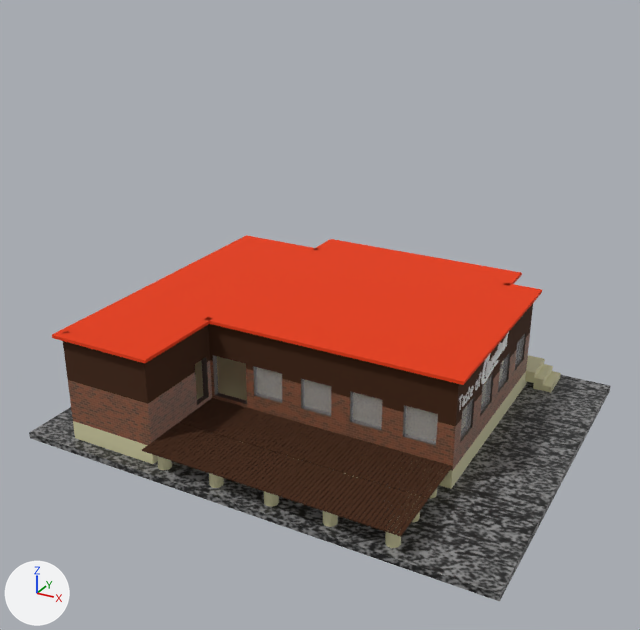
The glTF model Gangsta Wizards/Main/BUILDINGS/Assembly/A-2/BBQ Restaurant.glb: old version first, new version second.
Both versions are drawn from a camera (50 mm lens) standing at (16.4, -36.3, 21.0) and looking at (-1.5, -3.9, 4.8). Lighting does not change. The marker at lower left points along +X, +Y and +Z. The older version comes first. Where no turn or scale is listed for an object, it has been applied to the vertices.

Before the edit, the objects in view are built like this:
```python
me_cube_002 = bpy.data.meshes.new('Cube.002')
me_cube_002.from_pydata(...)  # 1056 vertices, 1584 faces; spans x -0.08..11.96, y -0.08..0.23, z -0.08..0.08
me_cube_002.materials.append(mat_wood_deck)  # brown #411f00
me_cube_011 = bpy.data.meshes.new('Cube.011')
me_cube_011.from_pydata(...)  # 96 vertices, 144 faces; spans x -0.76..10.51, y -11.97..0.07, z -0.76..0.76
me_cube_011.materials.append(mat_glass)  # white #e7e7e7
me_cylinder = bpy.data.meshes.new('Cylinder')
me_cylinder.from_pydata(...)  # 960 vertices, 1860 faces; spans x -0.3..11.28, y -3.96..0.3, z -0.76..0.36
me_cylinder.materials.append(mat_concrete)  # beige #d5d1a7
ob_deck = bpy.data.objects.new('Deck', me_cube_002)
ob_deck.parent = ob_1___phys
ob_deck.location = (-5.964, -1.571, 3.752)
ob_deck.rotation_euler = (0.0, -3.142, 0.0)  # degrees (0, -180, 0)
ob_deck.scale = (-1.01, -17.1, -0.33)
ob_supports = bpy.data.objects.new('Supports', me_cylinder)
ob_supports.location = (-5.54, -6.89, 0.0)
ob_windows = bpy.data.objects.new('Windows', me_cube_011)
ob_windows.location = (-4.5, 5.96, 1.88)
# also in view: 'Ground' at (-1.5, -2.4, -0.9); 'Foundation' at (-1.6, -2.3, -0.3); 'Roof' at (-2.3, -2.3, 4.5); 'Walls' at (-2.3, -2.3, 2.3)
```
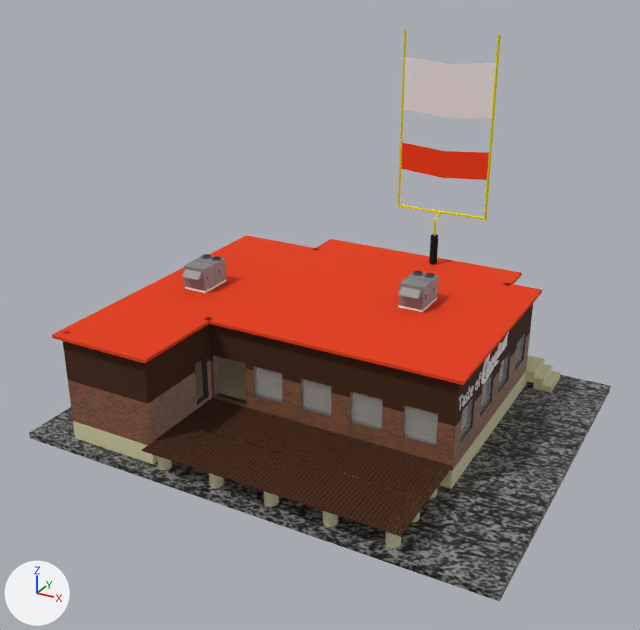
Boxes [x1, y1, x2, y2] around the edits, measured in the pictures (640 x 630 px):
'Banners', added: after [401, 57, 496, 180]
    faces in mat_banner (white #e7e7e7): [404, 57, 496, 118]
    faces in mat_roof (orange #e73900): [401, 142, 489, 180]
'RTUs', added: after [182, 254, 439, 312]
    faces in mat_light_metal___cabinet (grey #a9a9a9): [182, 256, 439, 310]
    faces in mat_dark_metal (grey #838383): [196, 254, 435, 301]
    faces in mat_light_metal___rail (white #ffffff): [185, 280, 437, 312]
'Goalpost', added: after [398, 29, 501, 265]
    faces in mat_goalpost (yellow #e7dd00): [398, 29, 501, 236]
    faces in mat_padding (black #000000): [429, 234, 438, 265]

The change in detail:
Material 'Banner' (mat_banner) is new.
Its base color is (0.8, 0.8, 0.8) (white #e7e7e7).
Material 'Light Metal - Rail' (mat_light_metal___rail) is new.
Its base color is (1.0, 1.0, 1.0) (white #ffffff).
Its metallic is 1.0.
Its roughness is 1.0.
Material 'Black Plastic' (mat_black_plastic) is new.
Its base color is (0.000489, 0.000489, 0.000489) (black #020202).
Its roughness is 1.0.
Material 'Light Metal - Cabinet' (mat_light_metal___cabinet) is new.
Its base color is (0.399, 0.399, 0.399) (grey #a9a9a9).
Its metallic is 1.0.
Its roughness is 0.768.
Material 'Dark Metal' (mat_dark_metal) is new.
Its base color is (0.226, 0.226, 0.226) (grey #838383).
Its metallic is 1.0.
Material 'Goalpost' (mat_goalpost) is new.
Its base color is (0.8, 0.725, 0.0) (yellow #e7dd00).
Its roughness is 0.0.
Material 'Padding' (mat_padding) is new.
Its base color is (0.0, 0.0, 0.0) (black #000000).
Its roughness is 1.0.
Mesh me_cube_004 is new.
It has 1160 vertices, 1938 faces and spans x -2.69..2.1, y -0.28..0.15, z -0.2..1.1.
Faces by material slot: [1616, 36, 286].
It uses material mat_roof (orange #e73900).
It uses material mat_banner (white #e7e7e7).
It uses material mat_sign_white (white #ffffff).
Mesh me_cylinder_001 is new.
It has 1380 vertices, 2452 faces and spans x -11.5..0.02, y -3.49..1.65, z 4.88..6.18.
Faces by material slot: [888, 612, 912, 40].
It uses material mat_black_plastic (black #020202).
It uses material mat_light_metal___cabinet (grey #a9a9a9).
It uses material mat_dark_metal (grey #838383).
It uses material mat_light_metal___rail (white #ffffff).
Mesh me_cylinder_007 is new.
It has 61 vertices, 102 faces and spans x -2.49..2.48, y -0.19..0.83, z -2.09..9.63.
Faces by material slot: [74, 28].
It uses material mat_goalpost (yellow #e7dd00).
It uses material mat_padding (black #000000).
Object 'Banners' (ob_banners) is new; it shows me_cube_004.
Its parent is ob_3___no_cols.
Its location is (0.552, 7.463, 13.3).
Its rotation in degrees is (0, -180, 0).
Its scale is (-1.0, -0.199, -4.55).
Object 'RTUs' (ob_rtus) is new; it shows me_cylinder_001.
Its location is (2.39, -0.66, -0.31).
Object 'Goalpost' (ob_goalpost) is new; it shows me_cylinder_007.
Its location is (0.28, 5.46, 6.66).
